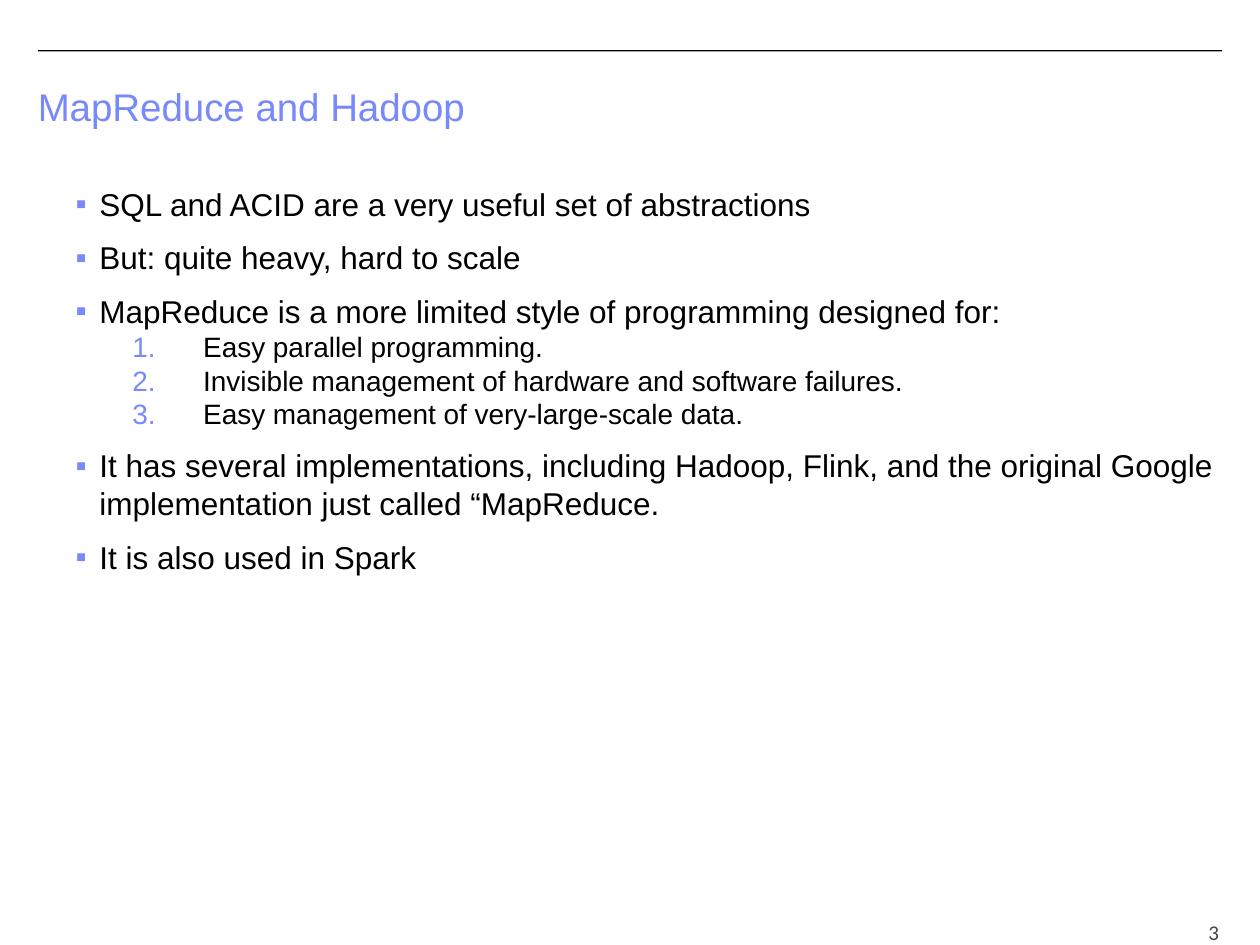
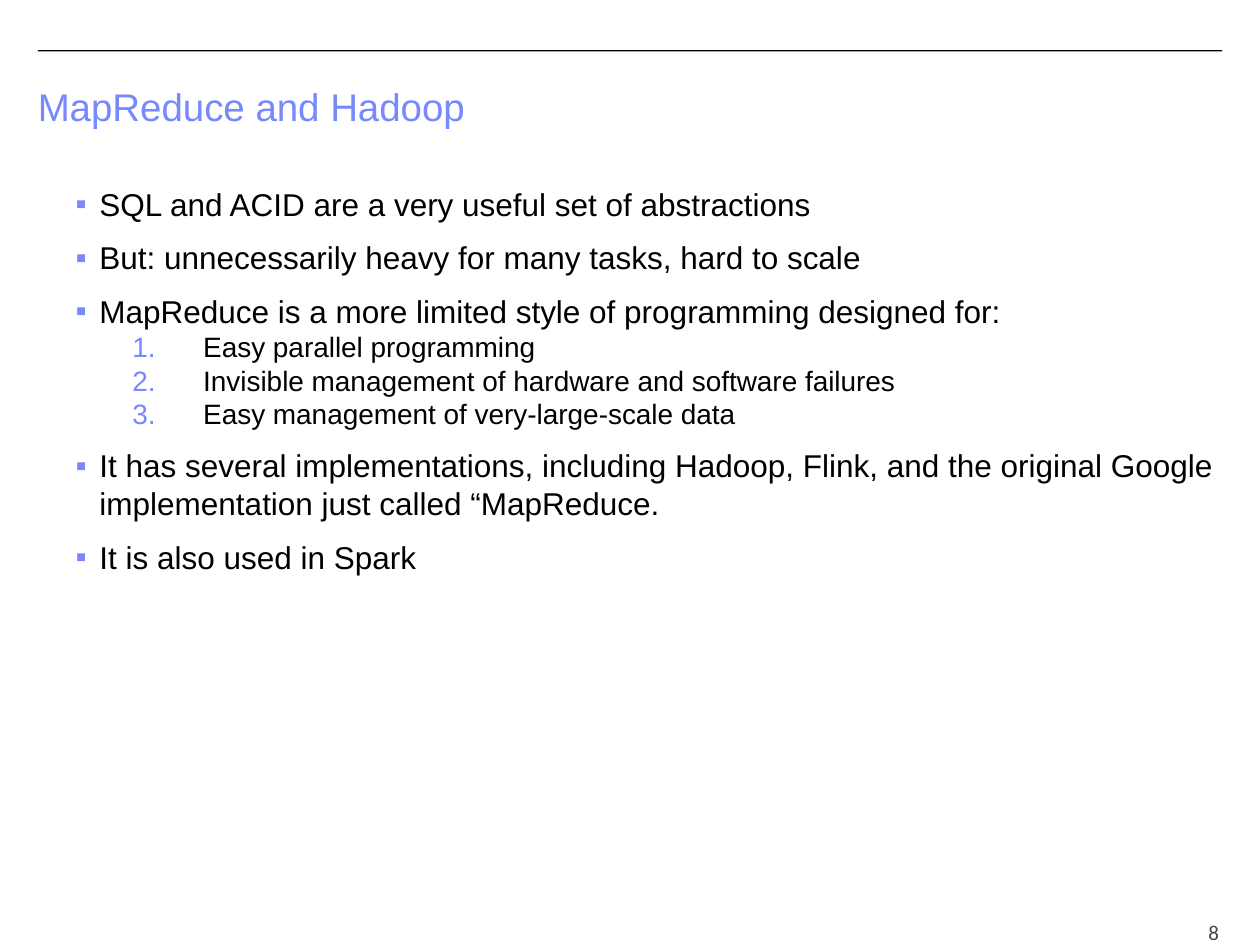
Before and after one commit to CS-W4121/cs-w4121.github.io, a slide deck: slide 8 of slides/Topic 6 - MapReduce and Spark.pptx (slide 3 before the commit). Drawn at 1260x945 pixels with LibreOffice and Linux fonts; fonts in the diff are those of the drawing. Boxes give left, top, right and bottom in pixels: in the first picture for what was removed or moved away, otherwise in the second. Text is boxed around its words. In the diff, an @@ line names an element or a change of style, - is before the commit and + after.

```diff
--- a/slides/Topic 6 - MapReduce and Spark.pptx
+++ b/slides/Topic 6 - MapReduce and Spark.pptx
@@ text at [99,246,861,275]: text changed @@
-▪ But: quite heavy, hard to scale
+▪ But: unnecessarily heavy for many tasks, hard to scale
@@ text at [203,336,895,430]: text changed @@
-  1. Easy parallel programming.
-  2. Invisible management of hardware and software failures.
-  3. Easy management of very-large-scale data.
+  1. Easy parallel programming
+  2. Invisible management of hardware and software failures
+  3. Easy management of very-large-scale data
@@ page number at [1208,925,1219,940]: text changed @@
-3
+8
```
Also in this commit, not shown: 14 other slides changed, 5 slides added, 3 slides removed, 1 other file.
